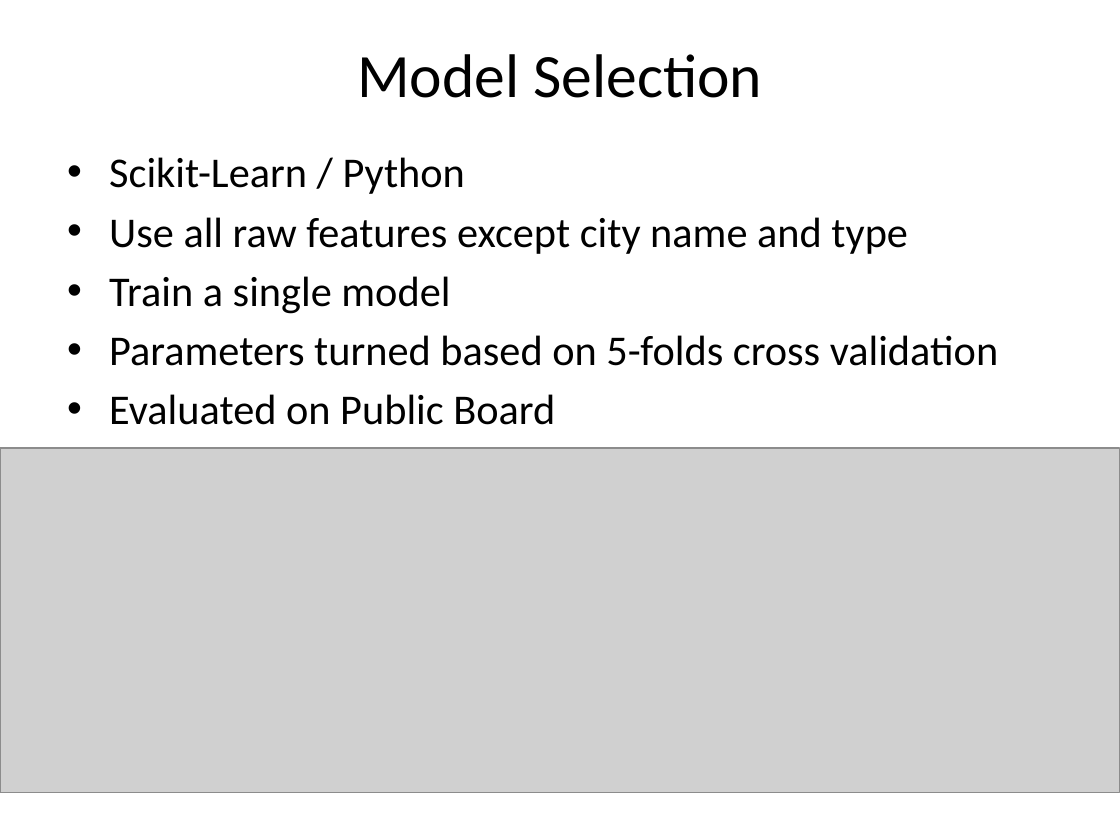
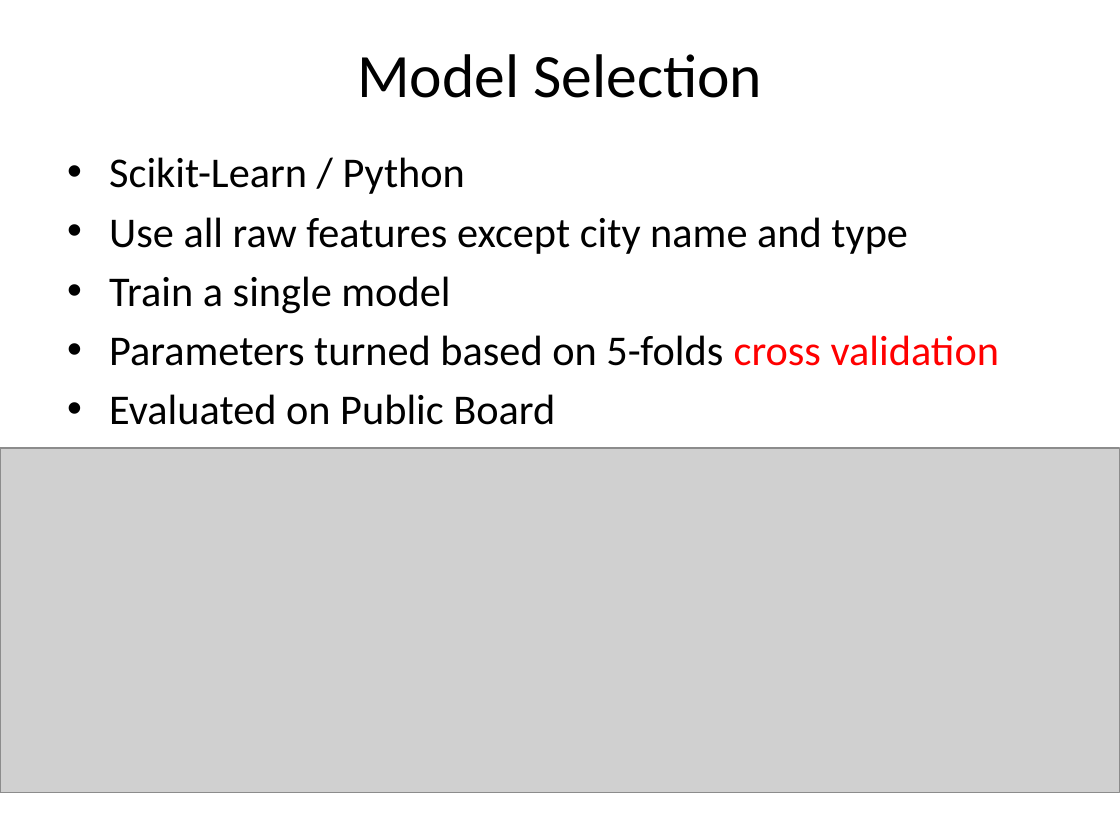
Before and after one commit to hxwang/revenue-prediction, a slide deck: slide 12 of doc/presentation/revenue-prediction.pptx. Drawn at 1120x840 pixels with LibreOffice and Linux fonts; fonts in the diff are those of the drawing; grey boxes stand for pictures. Boxes give left, top, right and bottom in pixels: in the first picture for what was removed or moved away, otherwise in the second. Text is boxed around its words. In the diff, an @@ line names an element or a change of style, - is before the commit and + after.

Commit message:
update slides

```diff
--- a/doc/presentation/revenue-prediction.pptx
+++ b/doc/presentation/revenue-prediction.pptx
@@ text at box(109, 335, 999, 366): text colour #000000 to #FF0000 in "cross validation" @@
```
Also in this commit, not shown: 1 other slide changed.
